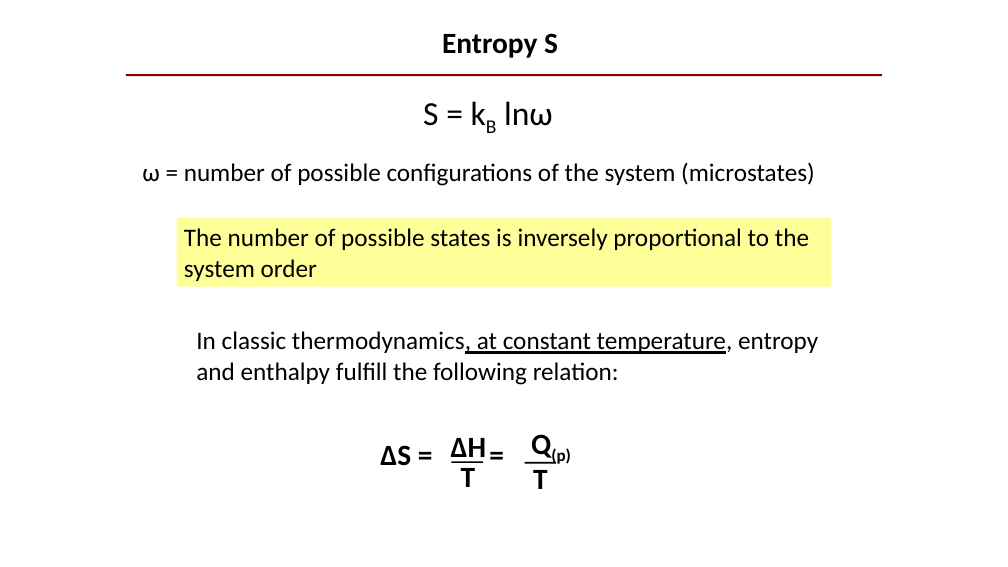
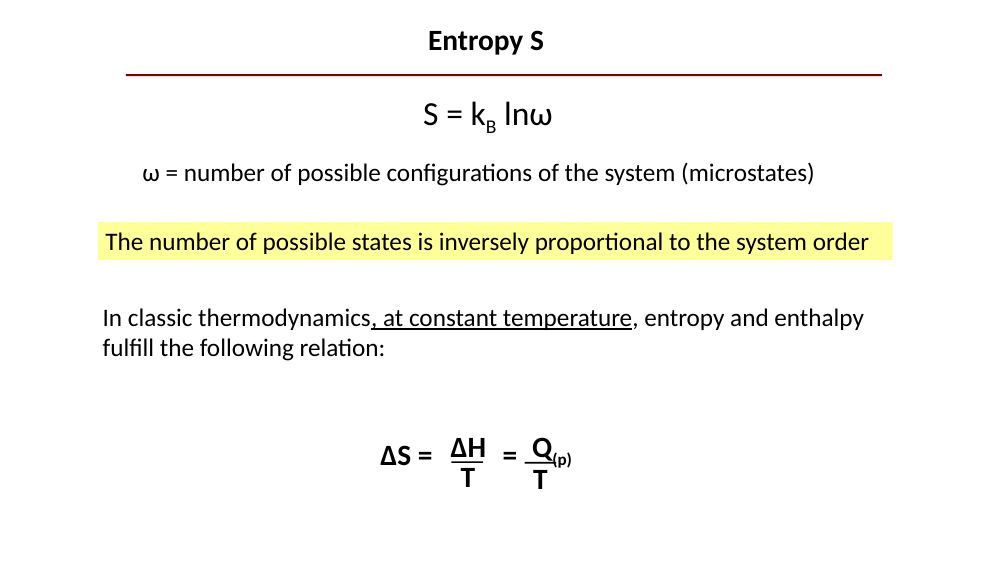
Before and after one commit to Protein-Interactions/protein_interactions, a slide deck: slide 12 of presentations/2-forces_at_play_in_protein_interactions-2021.pptx (slide 13 before the commit). Drawn at 1008x567 pixels with LibreOffice and Linux fonts; fonts in the diff are those of the drawing. Boxes give left, top, right and bottom in pixels: in the first picture for what was removed or moved away, otherwise in the second. Text is boxed around its words. In the diff, an @@ line names an element or a change of style, - is before the commit and + after.

```diff
--- a/presentations/2-forces_at_play_in_protein_interactions-2021.pptx
+++ b/presentations/2-forces_at_play_in_protein_interactions-2021.pptx
@@ text "Entropy S": place and size @@
-text "Entropy S" at <box>442,33,558,58</box>
+text "Entropy S" at <box>428,30,544,55</box>
@@ rectangle "The number of possible states ...": place and size @@
-rectangle "The number of possible states ..." at <box>177,218,832,287</box>
+rectangle "The number of possible states ..." at <box>98,222,893,259</box>
@@ text "In classic thermodynamics, at constant ..." rewrapped from <box>196,331,818,385</box> to <box>103,308,864,361</box> @@
@@ text "Q(p)": place and size @@
-text "Q(p)" at <box>531,434,571,464</box>
+text "Q(p)" at <box>532,437,572,468</box>
```
Also in this commit, not shown: 12 other slides changed, 1 slide added, 2 slides removed.
